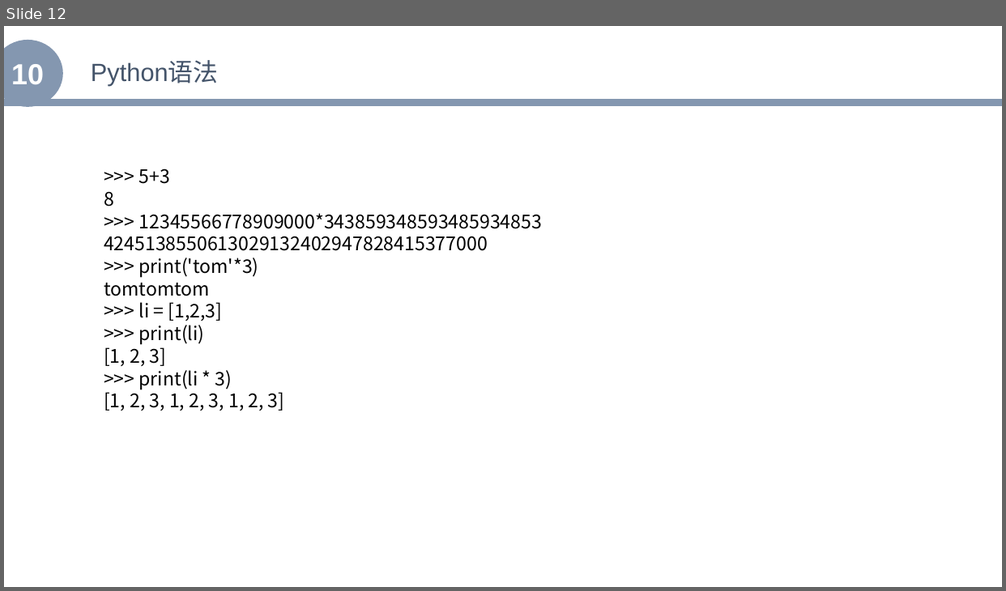
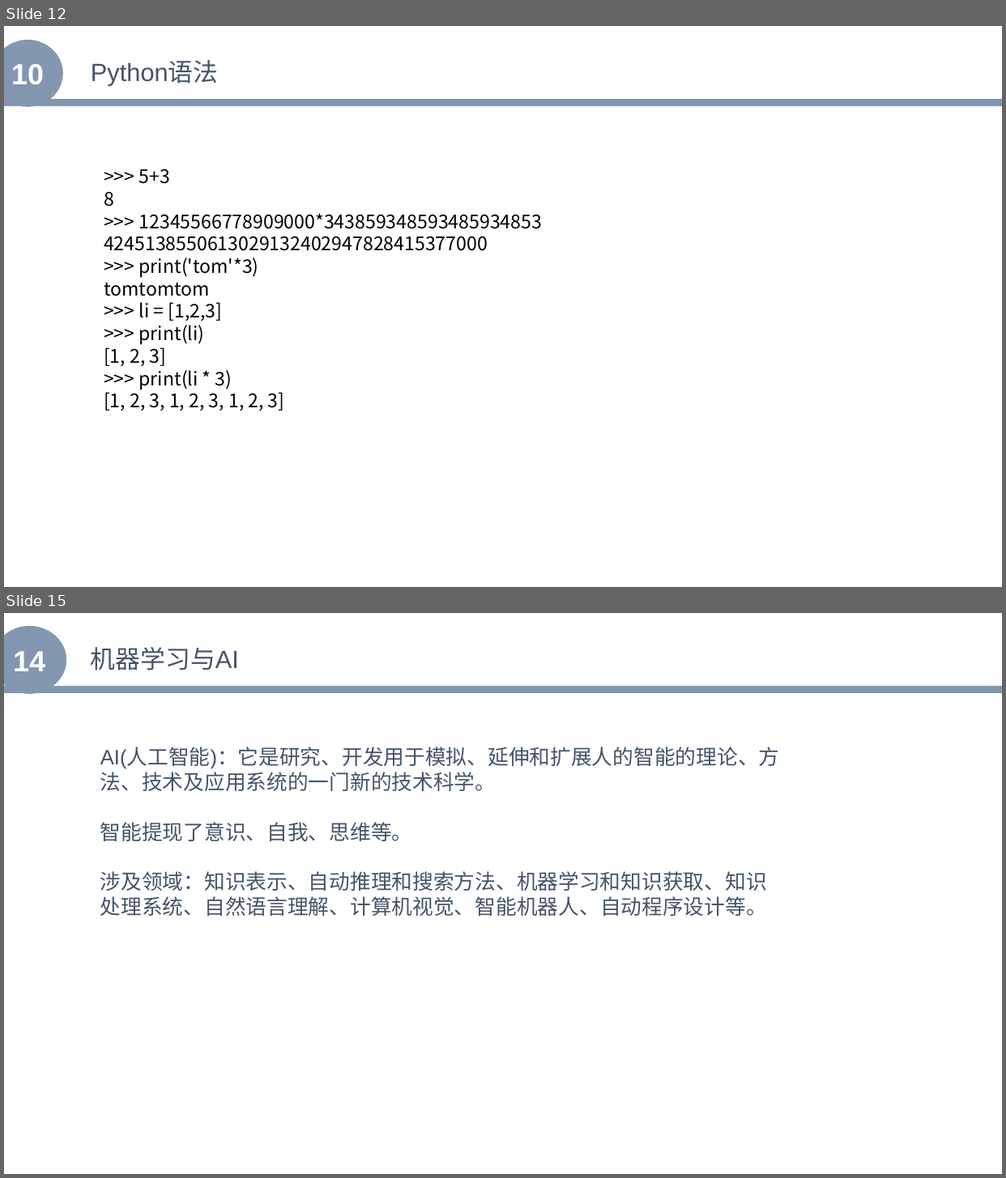
Before and after one commit to zhenglibins/python, a slide deck: python资料/Python与机器学习入门.pptx. Shown one above the other, each under a label of ours: slide 12 before the commit, slides 12 and 15 after it; the slides between them are not shown. The pictures are 1006x591 and 1006x1178 pixels, drawn with LibreOffice and Linux fonts; fonts in the diff are those of the drawing. Boxes give left, top, right and bottom in pixels: in the first picture for what was removed or moved away, otherwise in the second. Text is boxed around its words. In the diff, an @@ line names an element or a change of style, - is before the commit and + after.

```diff
--- a/python资料/Python与机器学习入门.pptx
+++ b/python资料/Python与机器学习入门.pptx
@@ slide 15 added at box(4, 613, 1002, 1174), background #FFFFFF @@
@@ ellipse added at box(4, 626, 66, 694), fill #8497B0, 28 pt, text #FFFFFF, bold @@
+14
@@ text added at box(91, 647, 239, 671), 24 pt, text #44546A @@
+机器学习与AI
@@ line added from (4, 689) to (1002, 689), #8497B0 7 pt @@
@@ text added at box(100, 747, 780, 916), 20 pt, text #44546A @@
+AI(人工智能)：它是研究、开发用于模拟、延伸和扩展人的智能的理论、方法、技术及应用系统的一门新的技术科学。
+智能提现了意识、自我、思维等。
+涉及领域：知识表示、自动推理和搜索方法、机器学习和知识获取、知识处理系统、自然语言理解、计算机视觉、智能机器人、自动程序设计等。
```
Also in this commit, not shown: 1 slide changed, 4 other slides added, 1 slide removed.
